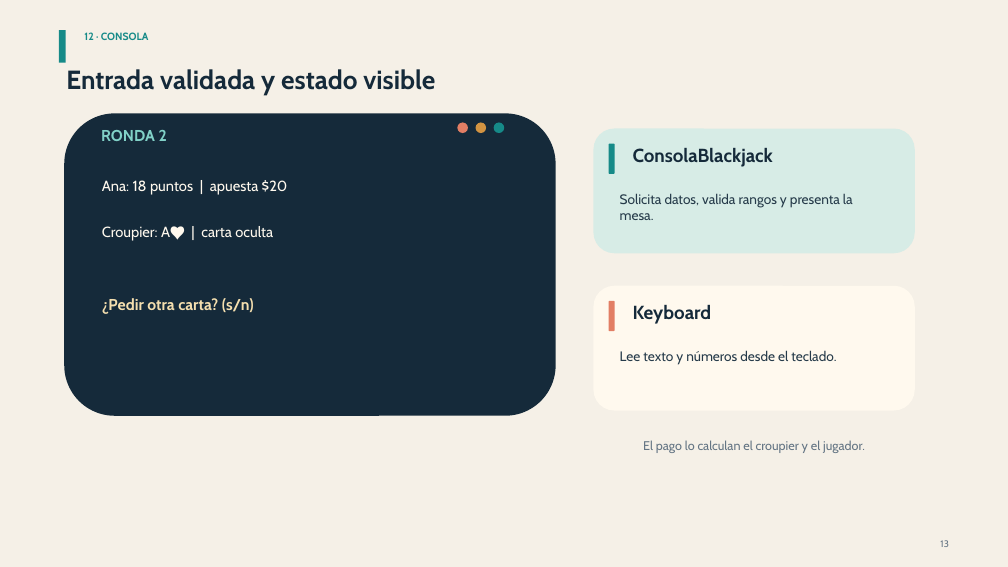
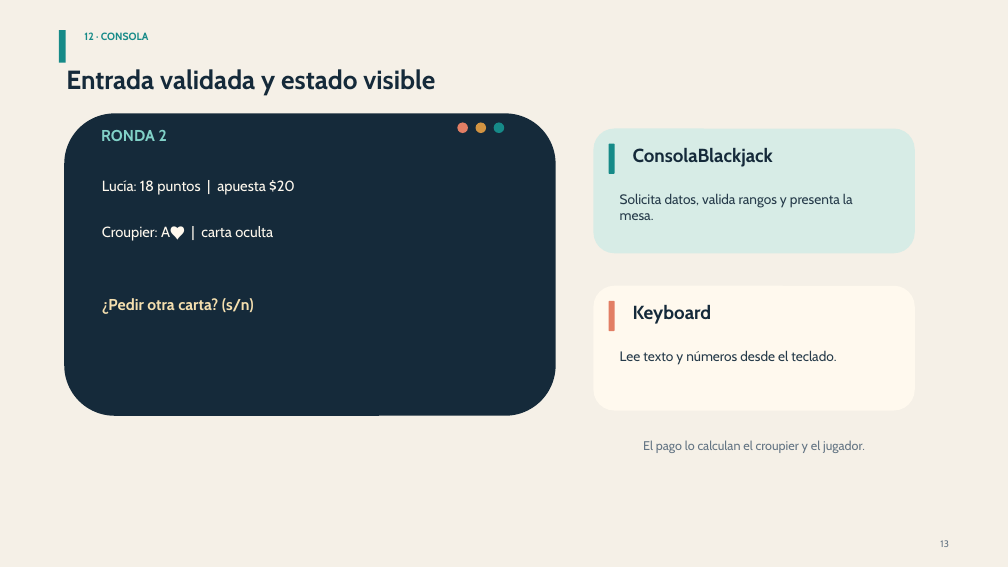
Before and after one commit to Sebastian1247/Juego_Baraja, a slide deck: slide 13 of docs/Presentacion_Blackjack_Diseno.pptx. Drawn at 1008x567 pixels with LibreOffice and Linux fonts; fonts in the diff are those of the drawing. Boxes give left, top, right and bottom in pixels: in the first picture for what was removed or moved away, otherwise in the second. Text is boxed around its words. In the diff, an @@ line names an element or a change of style, - is before the commit and + after.

```diff
--- a/docs/Presentacion_Blackjack_Diseno.pptx
+++ b/docs/Presentacion_Blackjack_Diseno.pptx
@@ text at (x1=102, y1=180, x2=295, y2=195): text changed @@
-Ana: 18 puntos | apuesta $20
+Lucía: 18 puntos | apuesta $20
```
Also in this commit, not shown: 7 other slides changed.
